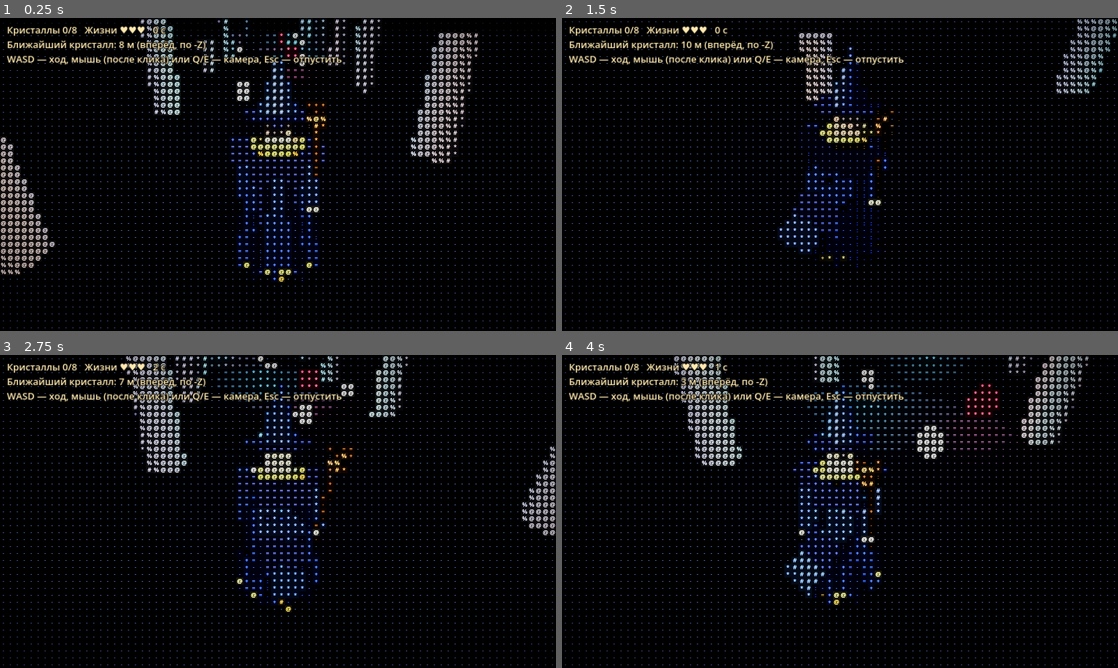
Above: before the commit, frames 1-4 (two rows, left to right).
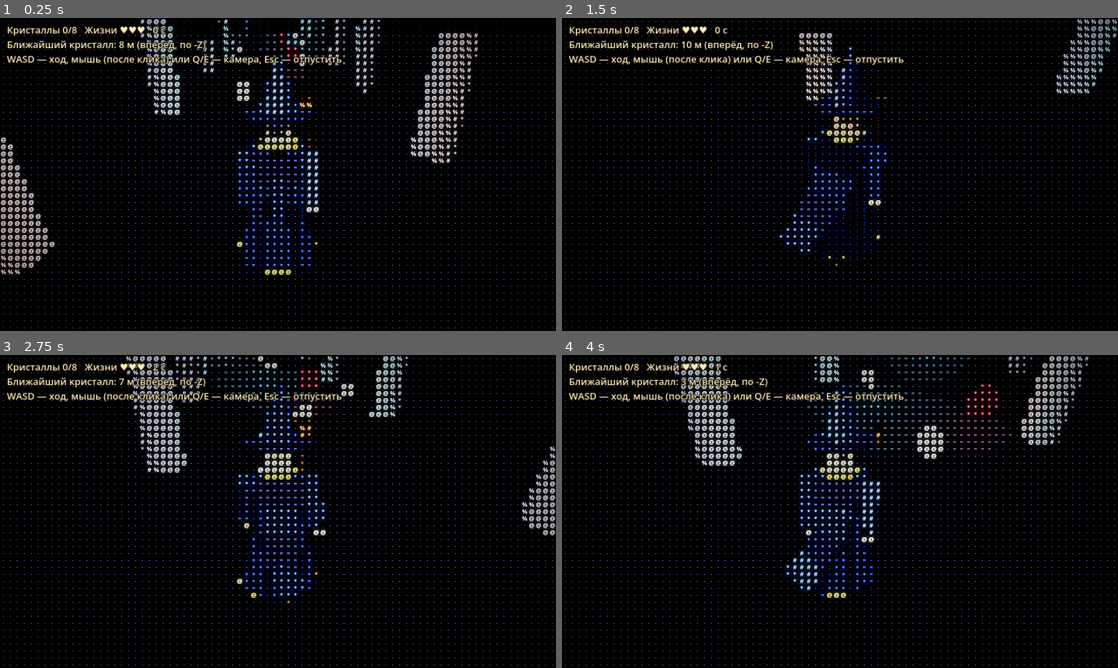
Above: after the commit, the same moments.

Repository: arteick/proxy-test
Game: Godot game, scene res://main.tscn
The game is run twice, just before and just after one commit, with the same random seed, the same clock (stepped at 60 frames per second) and the same inputs.
Inputs (mouse positions are in pixels of both pictures, inside the frame that each line leads up to):
- Up to frame 1 (0.25 s): no input
- Up to frame 2 (1.5 s): tap Enter at 0.5 s; move the mouse to (962, 158) at 0.52 s; hold D 0.53-1.28 s; tap R at 0.6 s; click (962, 158) at 0.67 s; move the mouse to (812, 174) at 1.27 s; hold W from 1.28 s (still down); tap Q at 1.35 s
- Up to frame 3 (2.75 s): keep holding W; move the mouse to (289, 505) at 2.02 s; hold E from 2.03 s (still down)
- Up to frame 4 (4 s): keep holding W; move the mouse to (834, 517) at 2.77 s; release E at 2.78 s; tap R at 2.85 s; click (834, 517) at 2.92 s; move the mouse to (878, 514) at 3.52 s; hold Q from 3.53 s (still down)

The runs differ from the first frame. In frame 1, 1.1% of the frame differs, in the area x 41-59%, y 25-85%; in frame 2, 0.6%; in frame 3, 1.0%; in frame 4, 1.0%.

Commit message:
Чат: посох на земле перед магом, чистка выпирающих частей мантии
Co-Authored-By: Claude Sonnet 5.5 <noreply@anthropic.com>
Claude-Session: https://claude.ai/code/session_01AsvHD7G8i7ULAQztuREvZs

Diff:
--- a/godot/scripts/hero.gd
+++ b/godot/scripts/hero.gd
@@ -3,6 +3,9 @@
 
 const CAPE_SEGS := 4
 const CAPE_LEN := 0.42
+const STAFF_GRIP := 1.0 # высота pivot посоха над землёй (низ шеста = 0)
+const STAFF_Z := -0.55 # посох впереди героя (он смотрит в -Z)
+const ARM_REACH := -0.7 # правая рука вынесена вперёд к посоху
 
 var body := Node3D.new()
 var staff := Node3D.new()
@@ -69,11 +72,11 @@
 	_build_robe_texture(robe, robe_dark)
 	var feet := _mat(Color("2b1d12"), 0.9)
 	# руки: левая машет, правая держит посох
-	for l in [[arm_l, -0.5], [arm_r, 0.5]]:
+	for l in [[arm_l, -0.47], [arm_r, 0.47]]:
 		var pivot: Node3D = l[0]
-		pivot.position = Vector3(l[1], 1.88, 0)
+		pivot.position = Vector3(l[1], 1.86, 0)
 		body.add_child(pivot)
-		_mesh(_box(Vector3(0.2, 0.8, 0.2)), robe, Vector3(0, -0.4, 0), pivot)
+		_mesh(_box(Vector3(0.24, 0.8, 0.24)), robe, Vector3(0, -0.4, 0), pivot)
 		_mesh(_box(Vector3(0.14, 0.14, 0.14)), skin, Vector3(0, -0.85, 0), pivot)
 	for l in [[leg_l, -0.2], [leg_r, 0.2]]:
 		var pivot: Node3D = l[0]
@@ -82,8 +85,9 @@
 		_mesh(_box(Vector3(0.2, 0.55, 0.24)), feet, Vector3(0, -0.22, 0), pivot)
 		_mesh(_box(Vector3(0.22, 0.12, 0.34)), feet, Vector3(0, -0.46, -0.05), pivot)
 	# посох в правой руке: pivot в кисти, наклон задаётся в _animate
-	arm_r.add_child(staff)
-	staff.position = Vector3(0, -0.85, 0)
+	# посох стоит на земле перед героем (не на спине): узел staff — ребёнок героя, низ посоха в y=0
+	add_child(staff)
+	staff.position = Vector3(0.47, STAFF_GRIP, STAFF_Z)
 	var shaft := CylinderMesh.new(); shaft.top_radius = 0.04; shaft.bottom_radius = 0.05; shaft.height = 2.45
 	shaft.radial_segments = 6
 	_mesh(shaft, wood, Vector3(0, 0.225, 0), staff)
@@ -104,13 +108,13 @@
 	var trim := _mat(Color("d8b44a"), 0.5)
 	for i in 12:
 		var a := TAU * i / 12.0
-		var fold := BoxMesh.new(); fold.size = Vector3(0.1, 1.45, 0.2)
-		var f := _mesh(fold, robe_dark if i % 2 else robe, Vector3(sin(a) * 0.5, 0.78, cos(a) * 0.5), body)
+		var fold := BoxMesh.new(); fold.size = Vector3(0.12, 1.45, 0.08)
+		var f := _mesh(fold, robe_dark if i % 2 else robe, Vector3(sin(a) * 0.45, 0.78, cos(a) * 0.45), body)
 		f.basis = Basis(Vector3.UP, a) * Basis(Vector3.RIGHT, -0.2)
-		var tooth := PrismMesh.new(); tooth.size = Vector3(0.3, 0.22, 0.1)
-		var h := _mesh(tooth, trim if i % 3 == 0 else robe_dark, Vector3(sin(a) * 0.66, 0.1, cos(a) * 0.66), body)
+		var tooth := PrismMesh.new(); tooth.size = Vector3(0.24, 0.16, 0.06)
+		var h := _mesh(tooth, trim if i % 3 == 0 else robe_dark, Vector3(sin(a) * 0.62, 0.1, cos(a) * 0.62), body)
 		h.basis = Basis(Vector3.UP, a) * Basis(Vector3.RIGHT, PI)
-	var hem := TorusMesh.new(); hem.inner_radius = 0.58; hem.outer_radius = 0.68
+	var hem := TorusMesh.new(); hem.inner_radius = 0.56; hem.outer_radius = 0.64
 	hem.rings = 8; hem.ring_segments = 6
 	_mesh(hem, trim, Vector3(0, 0.12, 0), body)
 	# плащ-шлейф: цепочка сегментов от плеч; каждый следующий — ребёнок предыдущего,
@@ -120,19 +124,16 @@
 		var seg := Node3D.new()
 		seg.position = Vector3(0, 1.92, 0.24) if j == 0 else Vector3(0, -CAPE_LEN, 0)
 		parent.add_child(seg)
-		var cape := _box(Vector3(0.8 - j * 0.07, CAPE_LEN + 0.02, 0.05))
+		var cape := _box(Vector3(0.66 - j * 0.05, CAPE_LEN + 0.02, 0.05))
 		_mesh(cape, robe_dark if j % 2 == 0 else robe, Vector3(0, -CAPE_LEN / 2.0, 0), seg)
 		cape_segs.append(seg)
 		parent = seg
-	var collar := TorusMesh.new(); collar.inner_radius = 0.26; collar.outer_radius = 0.42
+	var collar := TorusMesh.new(); collar.inner_radius = 0.16; collar.outer_radius = 0.3
 	collar.rings = 8; collar.ring_segments = 6
 	_mesh(collar, trim, Vector3(0, 1.98, 0), body)
 	var sash := BoxMesh.new(); sash.size = Vector3(0.14, 1.0, 0.04)
-	var sh := _mesh(sash, trim, Vector3(0, 0.95, -0.52), body)
+	var sh := _mesh(sash, trim, Vector3(0, 0.95, -0.44), body)
 	sh.rotation.x = -0.22
-	for side in [-0.5, 0.5]:
-		var sleeve := _box(Vector3(0.3, 0.3, 0.3))
-		_mesh(sleeve, robe_dark, Vector3(side, 1.88, 0), body)
 
 func animate(dt: float, moving: bool, t: float) -> void:
 	var turn := angle_difference(prev_face, rotation.y) / maxf(dt, 0.001)
@@ -149,10 +150,11 @@
 	body.rotation.x = -0.14 * amp
 	body.rotation.y = s * 0.14 * amp
 	body.rotation.z = -s * 0.05 * amp
-	# правая рука держит посох: вынесена вперёд, посох упирается в землю впереди и качается с шагом
-	arm_r.rotation.x = lerpf(-0.3, -0.45, amp)
-	var tilt := lerpf(0.05, 0.4 + c * 0.12, amp)
-	staff.rotation.x = tilt - arm_r.rotation.x
+	# правая рука тянется вперёд; посох стоит на земле, при шаге переставляется вперёд-назад и чуть отрывается
+	arm_r.rotation.x = ARM_REACH
+	staff.position.z = STAFF_Z - c * 0.14 * amp
+	staff.position.y = STAFF_GRIP + maxf(0.0, s) * 0.12 * amp
+	staff.rotation.x = -0.06 + c * 0.05 * amp
 	# шлейф: пружина по скорости поворота героя (влево-вправо) + волна вдоль ткани при ходьбе
 	cape_lag = lerpf(cape_lag, clampf(-turn * 0.06, -0.8, 0.8), minf(1.0, dt * 6.0))
 	for i in cape_segs.size():
Not shown, changed: docs/PROGRESS.md
Not shown, added: docs/chat/20261026-024240-m3zk.md
